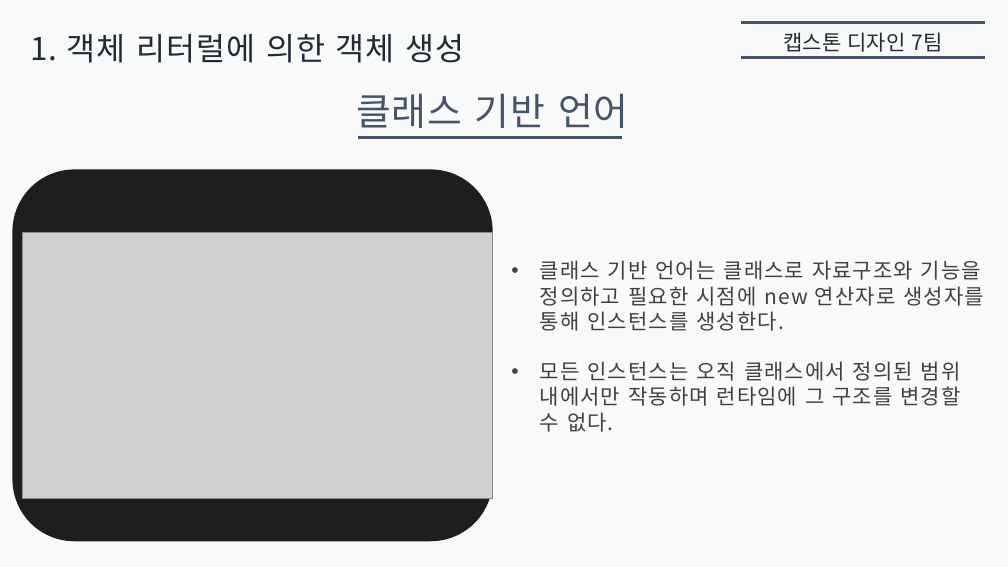
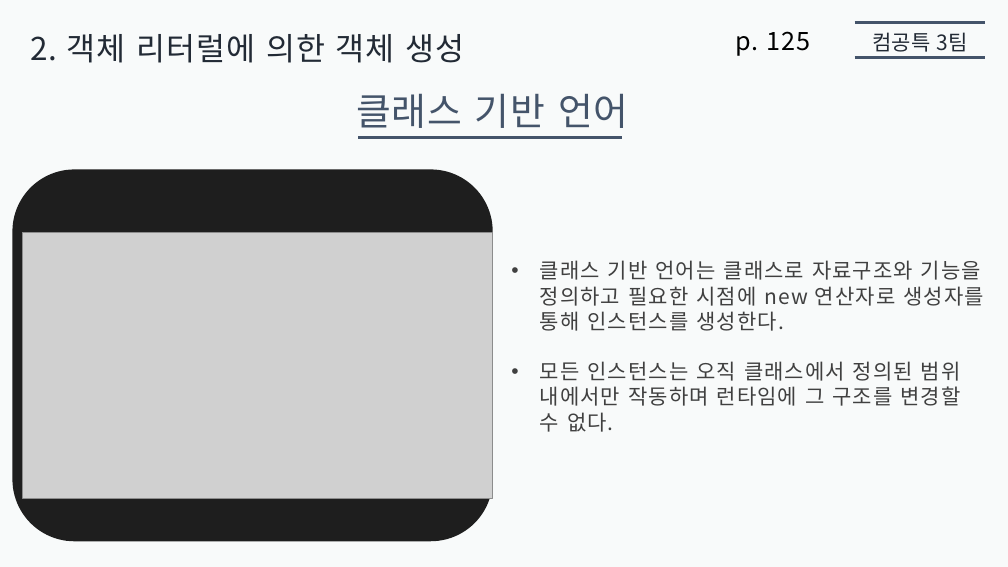
Before and after one commit to jaehoo1/Modern-JavaScript-Deep-Dive, a slide deck: slide 5 of 05. 객체 리터럴/presentation5/Alisherka7/알레셰르.pptx. Drawn at 1008x567 pixels with LibreOffice and Linux fonts; fonts in the diff are those of the drawing; grey boxes stand for pictures. Boxes give left, top, right and bottom in pixels: in the first picture for what was removed or moved away, otherwise in the second. Text is boxed around its words. In the diff, an @@ line names an element or a change of style, - is before the commit and + after.

```diff
--- a/05. 객체 리터럴/presentation5/Alisherka7/알레셰르.pptx
+++ b/05. 객체 리터럴/presentation5/Alisherka7/알레셰르.pptx
@@ line moved from (741, 22) - (985, 22) to (855, 22) - (985, 22) @@
@@ text at [30,34,465,63]: text changed @@
-1. 객체 리터럴에 의한 객체 생성
+2. 객체 리터럴에 의한 객체 생성
@@ text added at [735,31,810,56], 24 pt, text #000000 @@
+p. 125
@@ text removed at [784,32,942,52] @@
-캡스톤 디자인 7팀
@@ line moved from (741, 57) - (985, 57) to (855, 57) - (985, 57) @@
@@ text added at [872,32,967,52], 20 pt, text #222A35 @@
+컴공특 3팀
```
Also in this commit, not shown: 11 other slides changed.
